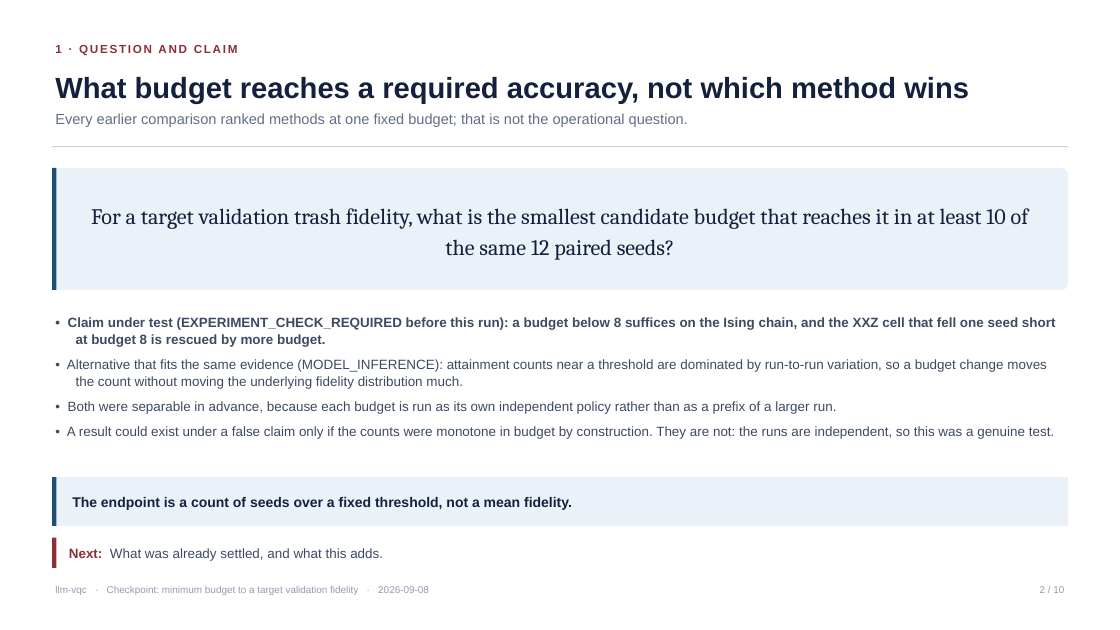
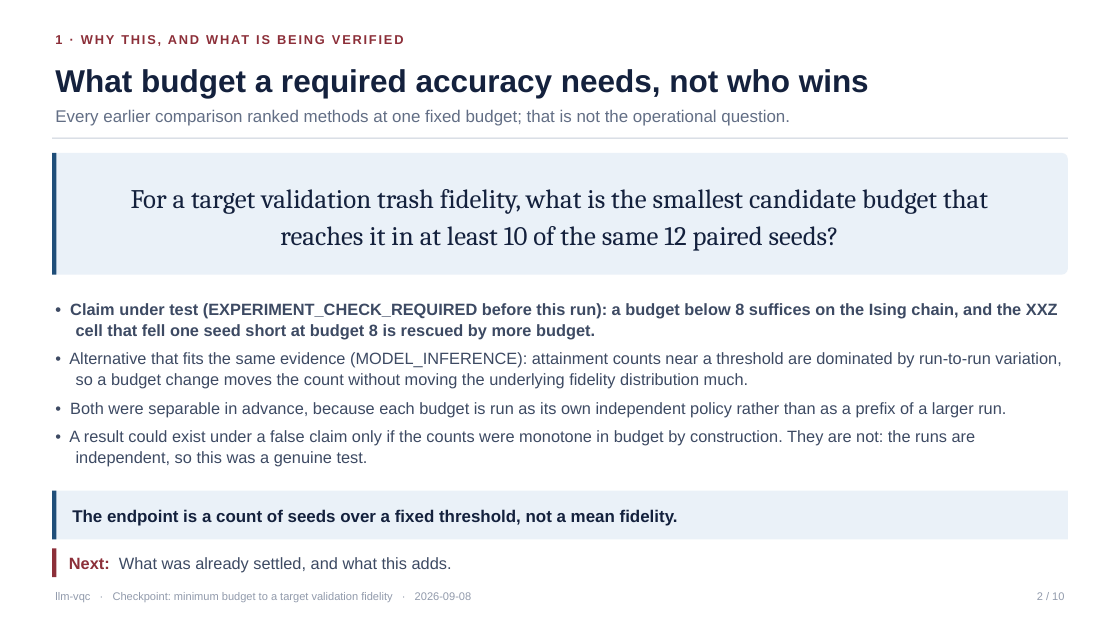
Before and after one commit to dorakingx/llm-vqc, a slide deck: slide 2 of outputs/qae_budget_targets_v2_20260908/deck/20260908_llm-vqc.pptx. Drawn at 1120x630 pixels with LibreOffice and Linux fonts; fonts in the diff are those of the drawing. Boxes give left, top, right and bottom in pixels: in the first picture for what was removed or moved away, otherwise in the second. Text is boxed around its words. In the diff, an @@ line names an element or a change of style, - is before the commit and + after.

```diff
--- a/outputs/qae_budget_targets_v2_20260908/deck/20260908_llm-vqc.pptx
+++ b/outputs/qae_budget_targets_v2_20260908/deck/20260908_llm-vqc.pptx
@@ text at [55,35,62,44]: text changed; size 10 to 11 pt @@
-1 · QUESTION AND CLAIM
+1 · WHY THIS, AND WHAT IS BEING VERIFIED
@@ text at [55,69,869,98]: text changed; size 25 to 27 pt @@
-What budget reaches a required accuracy, not which method wins
+What budget a required accuracy needs, not who wins
@@ text "Every earlier comparison ranked methods ..." at [55,109,790,126]: size 12.5 to 14.5 pt @@
@@ rectangle: place and size @@
-rectangle at [52,146,1068,147]
+rectangle at [52,138,1068,139]
@@ 1 text, 1 rounded rectangle, 1 rectangle: place and size @@
-1 text, 1 rounded rectangle, 1 rectangle at [52,168,1068,290]
+1 text, 1 rounded rectangle, 1 rectangle at [52,153,1068,275]
@@ text "For a target validation trash ..." at [131,189,988,251]: size 19 to 23 pt @@
@@ text "• Claim under test (EXPERIMENT_CHECK_REQUIRED ...": place and size @@
-text "• Claim under test (EXPERIMENT_CHECK_REQUIRED ..." at [67,316,1056,439]
+text "• Claim under test (EXPERIMENT_CHECK_REQUIRED ..." at [69,303,1061,467]
@@ text "• Claim under test (EXPERIMENT_CHECK_REQUIRED ..." at [69,303,1061,467]: size 11.5 to 14 pt @@
@@ 2 rectangles, 1 text: place and size @@
-2 rectangles, 1 text at [52,477,1068,526]
+2 rectangles, 1 text at [52,491,1068,539]
@@ text "The endpoint is a count ..." at [72,509,678,526]: size 12 to 14.5 pt @@
@@ rectangle: place and size @@
-rectangle at [52,538,56,568]
+rectangle at [52,549,56,577]
@@ text "Next: What was already settled, ..." at [69,557,452,573]: size 11.5 to 14 pt @@
@@ text "Next: What was already settled, ...": place and size @@
-text "Next: What was already settled, ..." at [69,548,383,561]
+text "Next: What was already settled, ..." at [69,557,452,573]
@@ text "llm-vqc · Checkpoint: minimum budget ..." at [55,592,472,602]: size 8.5 to 9.5 pt @@
@@ text "2 / 10" at [1037,592,1064,600]: size 8.5 to 9.5 pt @@
```
Also in this commit, not shown: 9 other slides changed, 5 other files.
